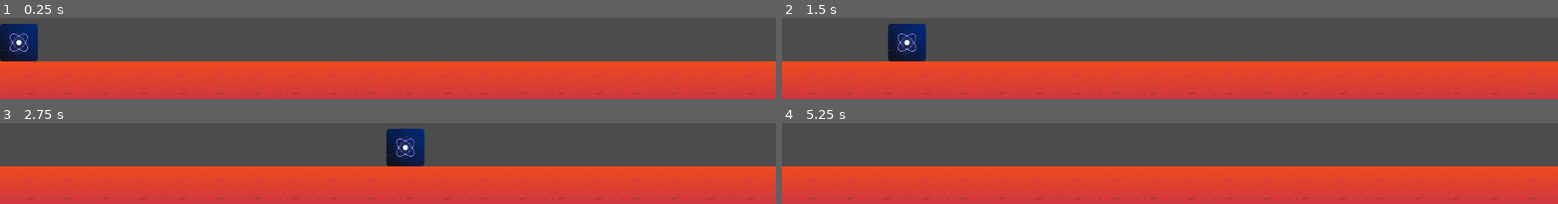
Above: before the commit, frames 1-4 (two rows, left to right).
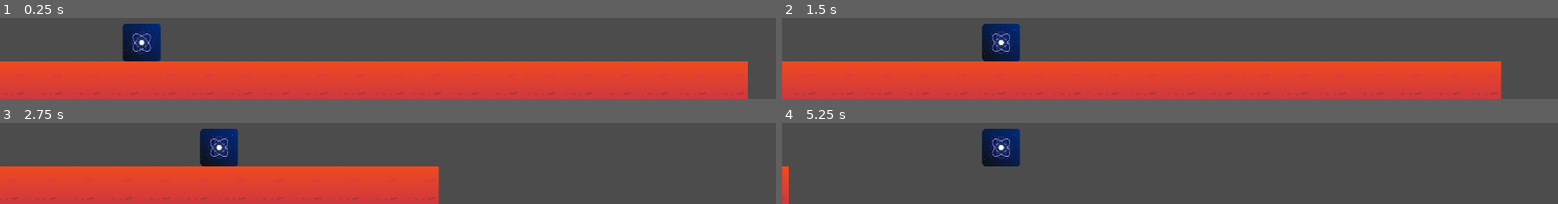
Above: after the commit, the same moments.

Repository: omnitrogen/quantics-dash
Game: Godot game, scene res://Scenes/Scene_1.tscn
The game is run twice, just before and just after one commit, with the same random seed, the same clock (stepped at 60 frames per second) and the same inputs. The project has no main scene, so this scene is started directly.
Inputs:
- Up to frame 1 (0.25 s): no input
- Up to frame 2 (1.5 s): tap Enter at 0.5, 0.6, 1.35 s; tap Space at 1.25 s
- Up to frame 3 (2.75 s): tap Enter at 2.1 s
- Up to frame 4 (5.25 s): tap Enter at 2.75, 2.85, 3.6, 4.35, 5, 5.1 s; tap Space at 3.5 s

The runs differ from the first frame. In frame 1, 7.0% of the frame differs, in the area x 0-100%, y 7-100%; in frame 2, 8.1%; in frame 3, 25%; in frame 4, 48%.

Commit message:
Add camera

Diff:
--- a/GodotProject/Scenes/Scene_1.tscn
+++ b/GodotProject/Scenes/Scene_1.tscn
@@ -19,5 +19,32 @@
 
 [node name="Player" parent="." index="1" instance=ExtResource( 3 )]
 
+position = Vector2( 200, 525 )
 script = ExtResource( 4 )
 speed = 10
+
+[node name="Camera2D" type="Camera2D" parent="Player" index="2"]
+
+position = Vector2( 325, -225 )
+anchor_mode = 1
+rotating = false
+current = true
+zoom = Vector2( 1, 1 )
+limit_left = -10000000
+limit_top = -10000000
+limit_right = 10000000
+limit_bottom = 10000000
+limit_smoothed = false
+drag_margin_h_enabled = true
+drag_margin_v_enabled = true
+smoothing_enabled = false
+smoothing_speed = 5.0
+offset_v = 0.0
+offset_h = 0.0
+drag_margin_left = 0.2
+drag_margin_top = 0.2
+drag_margin_right = 0.2
+drag_margin_bottom = 0.2
+editor_draw_screen = true
+editor_draw_limits = false
+editor_draw_drag_margin = false
--- a/GodotProject/Scenes/World.gd
+++ b/GodotProject/Scenes/World.gd
@@ -9,7 +9,7 @@
 func _ready():
 	# Called when the node is added to the scene for the first time.
 	# Initialization here
-	generateGround(200)
+	generateGround(20)
 
 #func _process(delta):
 #	# Called every frame. Delta is time since last frame.
